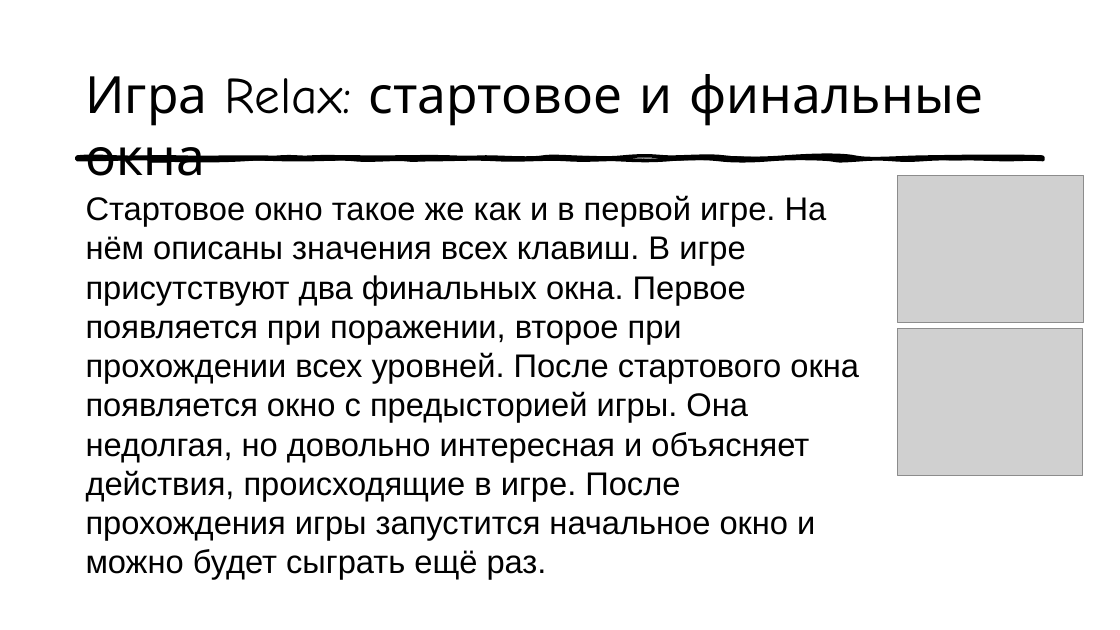
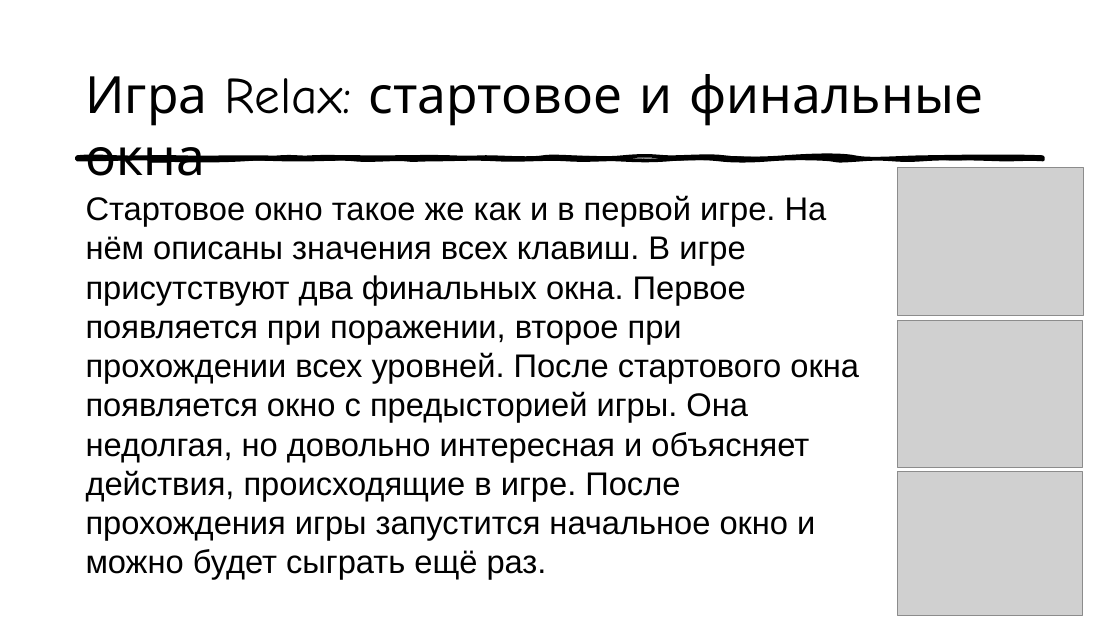
Before and after one commit to paprico-scar/pygameproject, a slide deck: slide 5 of Презентация PyGame.pptx. Drawn at 1120x630 pixels with LibreOffice and Linux fonts; fonts in the diff are those of the drawing; grey boxes stand for pictures. Boxes give left, top, right and bottom in pixels: in the first picture for what was removed or moved away, otherwise in the second. Text is boxed around its words. In the diff, an @@ line names an element or a change of style, - is before the commit and + after.

```diff
--- a/Презентация PyGame.pptx
+++ b/Презентация PyGame.pptx
@@ picture: place and size @@
-picture at [898,176,1085,323]
+picture at [898,168,1085,315]
@@ picture: place and size @@
-picture at [897,329,1082,476]
+picture at [897,320,1082,467]
@@ picture added at [897,471,1082,615] @@
```
Also in this commit, not shown: 1 slide added, 1 slide removed.
